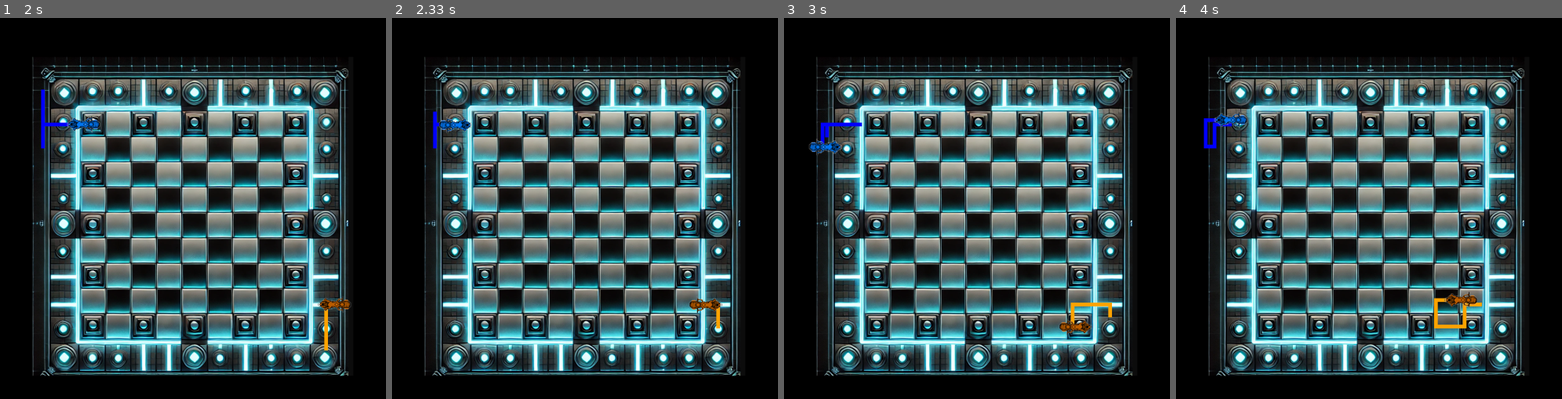
Above: before the commit, frames 1-4 (left to right).
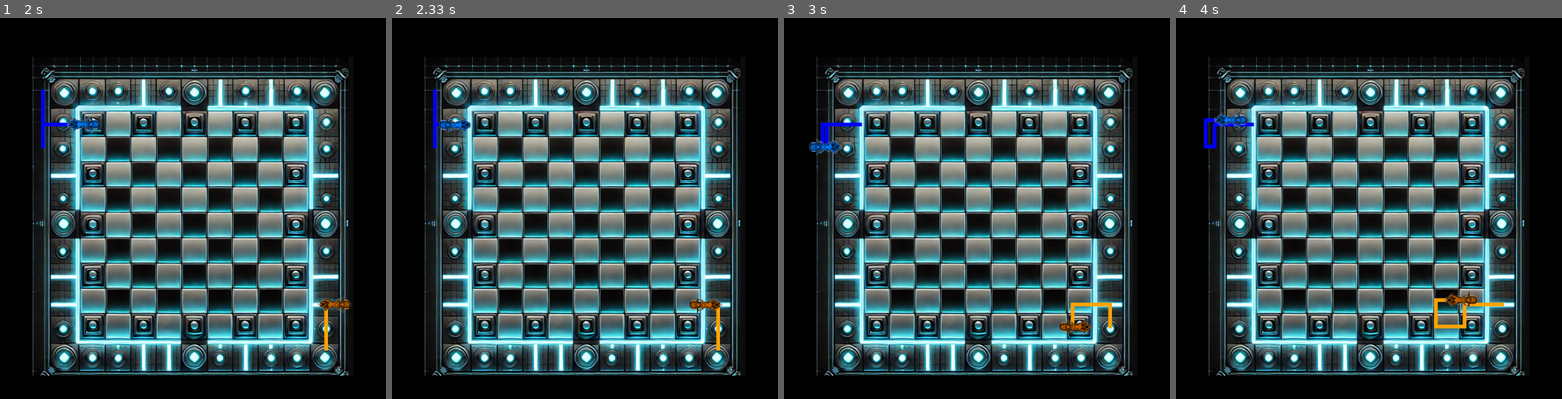
Above: after the commit, the same moments.

Repository: marcosrosado05/PYGAME
Game: pygame game, started from jogo.py
Same seed, same stepped clock (60 frames per second), same inputs: the game is played once before the commit and once after it.
Inputs:
- Up to frame 1 (2 s): tap Space at 0.33 s; hold Right 0.67-1.13 s; hold Up 1.17-1.47 s; hold W 1.17-1.47 s; hold Right 1.5-1.97 s; hold D 1.5-1.97 s
- Up to frame 2 (2.33 s): hold Left from 2 s (still down); hold A from 2 s (still down)
- Up to frame 3 (3 s): release Left at 2.53 s; release A at 2.53 s; hold Down 2.57-2.87 s; hold S 2.57-2.87 s; hold Left from 2.9 s (still down); hold A from 2.9 s (still down)
- Up to frame 4 (4 s): release Left at 3.3 s; release A at 3.3 s; hold Up 3.33-3.7 s; hold W 3.33-3.7 s; hold Right from 3.73 s (still down); hold D from 3.73 s (still down)

Frame 1 is identical in both runs. In frame 2, 0.1% of the frame differs, in the area x 10-85%, y 18-88%; in frame 3, less than 0.1%; in frame 4, 0.1%.

Commit message:
complemento de musica

Diff:
--- a/constantes.py
+++ b/constantes.py
@@ -5,7 +5,7 @@
 
 RASTRO_WIDTH, RASTRO_HEIGHT = 10, 10
 
-TAMANHO_RASTRO = 100
+TAMANHO_RASTRO = 120
 
 # FPS
 FPS = 120
--- a/funcoes.py
+++ b/funcoes.py
@@ -5,8 +5,11 @@
 
 # INICIA O JOGO
 
+
+
 def inicializa():
     pygame.init()
+    pygame.mixer.init()
 
     # DIMENSIONA A TELA
     window = pygame.display.set_mode((WIDTH, HEIGHT))
@@ -26,7 +29,8 @@
         "Moto_P1": pygame.image.load("image/moto-azul.png"),
         "Moto_P2": pygame.image.load("image/moto-laranja.png"),
         "Blue_wins" : pygame.image.load("image/blue_wins.webp"),
-        "Orange_wins" : pygame.image.load("image/Orange_wins.webp")
+        "Orange_wins" : pygame.image.load("image/Orange_wins.webp"),
+        'boom_sound' :pygame.mixer.Sound('sons/tron-light-cycle-chase-sound-fx-1982-6jrpzais_MOV5ehTB.mp3')
     }
 
     # Imprime instruções
@@ -78,8 +82,8 @@
                     state['tela_atual'] = TELA_DE_PLAY
                     if state["estado"] == True:
                         pygame.mixer.music.load("sons/Daft Punk - Derezzed (Lunar Lightcycle Remix).mp3")
-                        pygame.mixer.music.set_volume(0.02)
-                        pygame.mixer.music.play(-4)
+                        pygame.mixer.music.set_volume(0.3)
+                        pygame.mixer.music.play(0, start=3, fade_ms=3000)
         #EVENTOS TELA DE PLAY
         elif state['tela_atual'] == TELA_DE_PLAY:
             if event.type == pygame.KEYDOWN:
--- a/jogo.py
+++ b/jogo.py
@@ -74,6 +74,7 @@
         # Verifique se as motos bateram uma na outra
         bate_motos= moto_atual_P1_rect.colliderect(moto_atual_P2_rect)
         if bate_motos:
+            assets['boom_sound'].play()
             posicao_atual_P1 = posicao_inicial_P1
             posicao_atual_P2 = posicao_inicial_P2
             moto_atual_P1= moto_P1_baixo
Not shown, added: sons/tron-light-cycle-chase-sound-fx-1982-6jrpzais_MOV5ehTB.mp3
